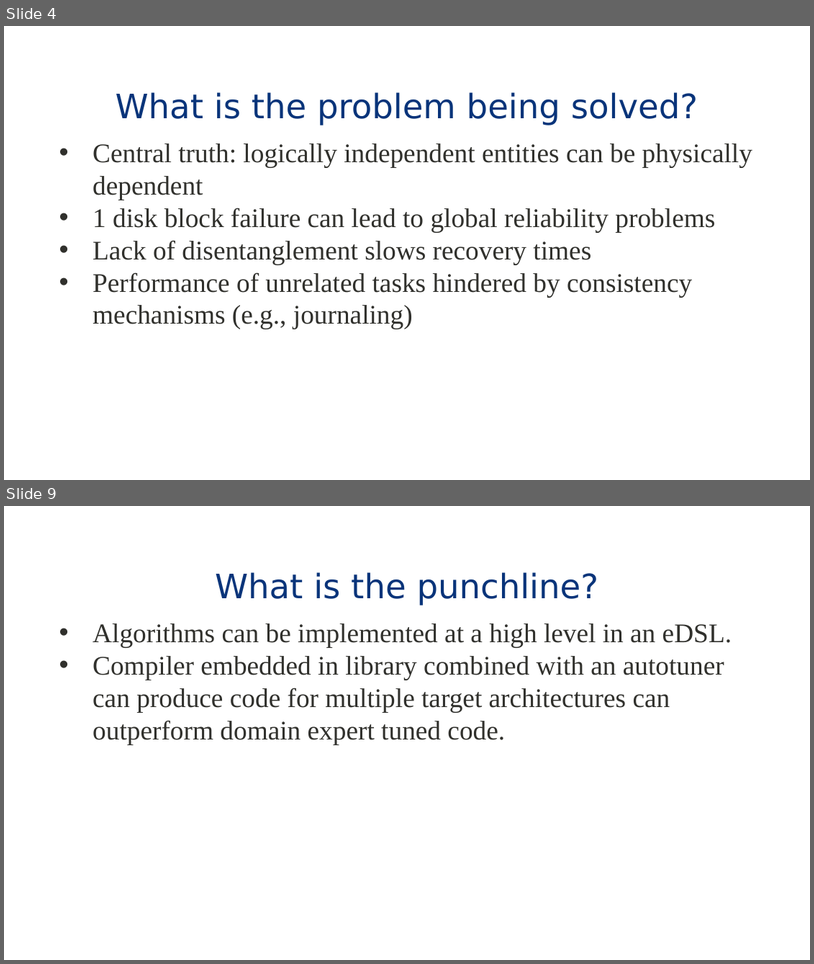
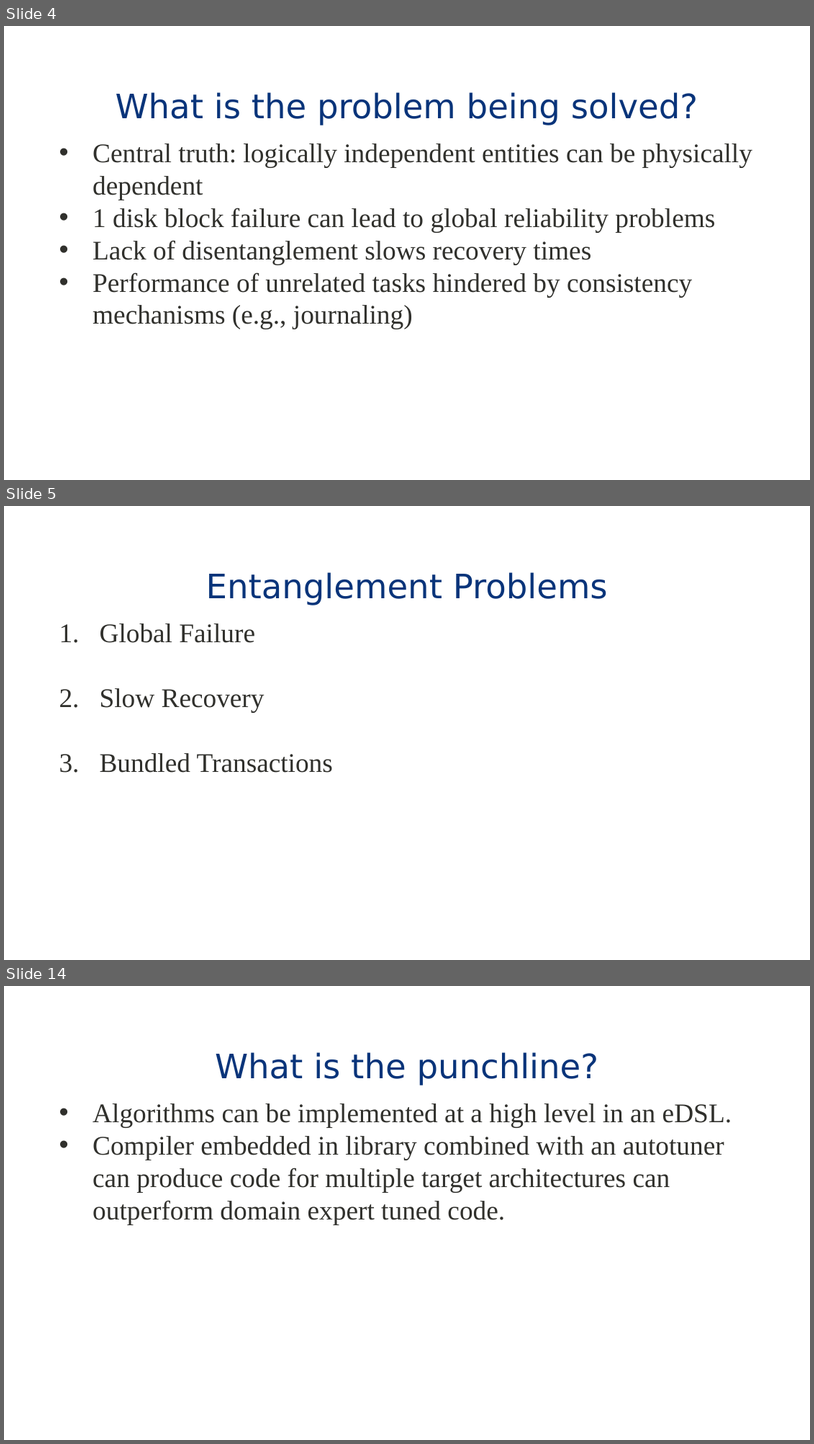
Before and after one commit to eddie-c-davis/cs-advos, a slide deck: presentations/IceFS.pptx. Shown one above the other, each under a label of ours: slides 4 and 9 before the commit, slides 4, 5 and 14 after it; the slides between them are not shown. The pictures are 814x964 and 814x1444 pixels, drawn with LibreOffice and Linux fonts; fonts in the diff are those of the drawing; background and template pictures are left out. Boxes give left, top, right and bottom in pixels: in the first picture for what was removed or moved away, otherwise in the second. Text is boxed around its words. In the diff, an @@ line names an element or a change of style, - is before the commit and + after.

```diff
--- a/presentations/IceFS.pptx
+++ b/presentations/IceFS.pptx
@@ slide 5 added at <box>4,506,810,960</box>, background #FFFFFF; not listed: 1 template element that a slide beside it also shows @@
@@ title added at <box>206,572,608,605</box>, 30 pt, text #09347A @@
+Entanglement Problems
@@ text added at <box>100,623,333,772</box>, 24 pt, text #30302C @@
+1. Global Failure
+2. Slow Recovery
+3. Bundled Transactions
@@ what was slide 9 is now slide 14 @@
```
Also in this commit, not shown: 1 slide changed, 7 other slides added, 3 slides removed.
